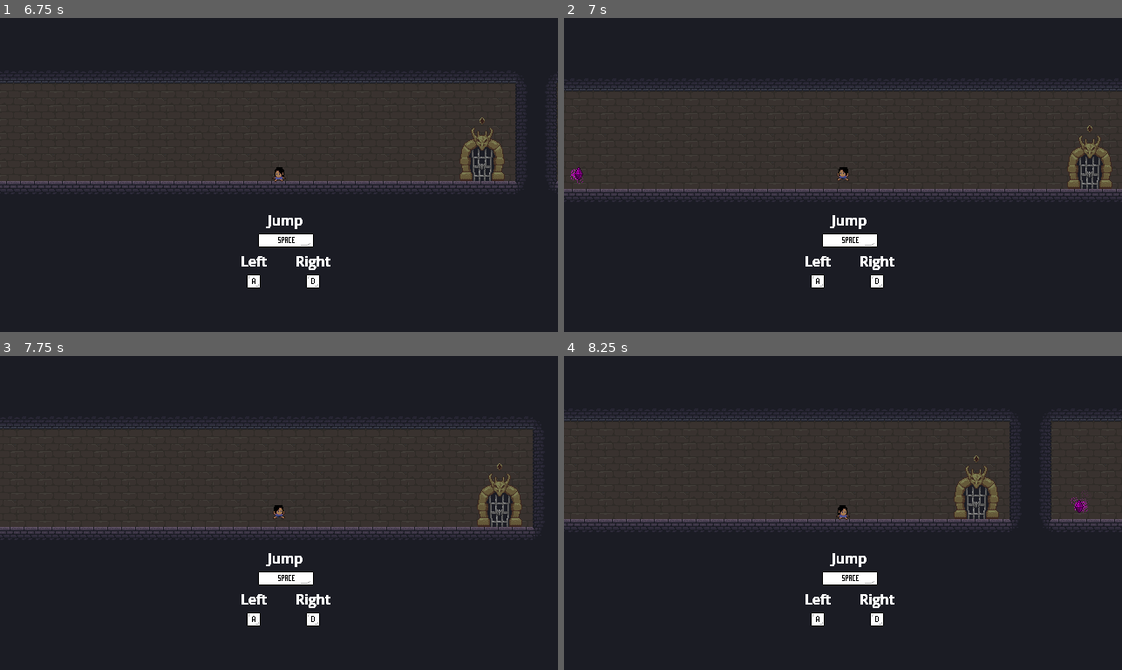
Above: before the commit, frames 1-4 (two rows, left to right).
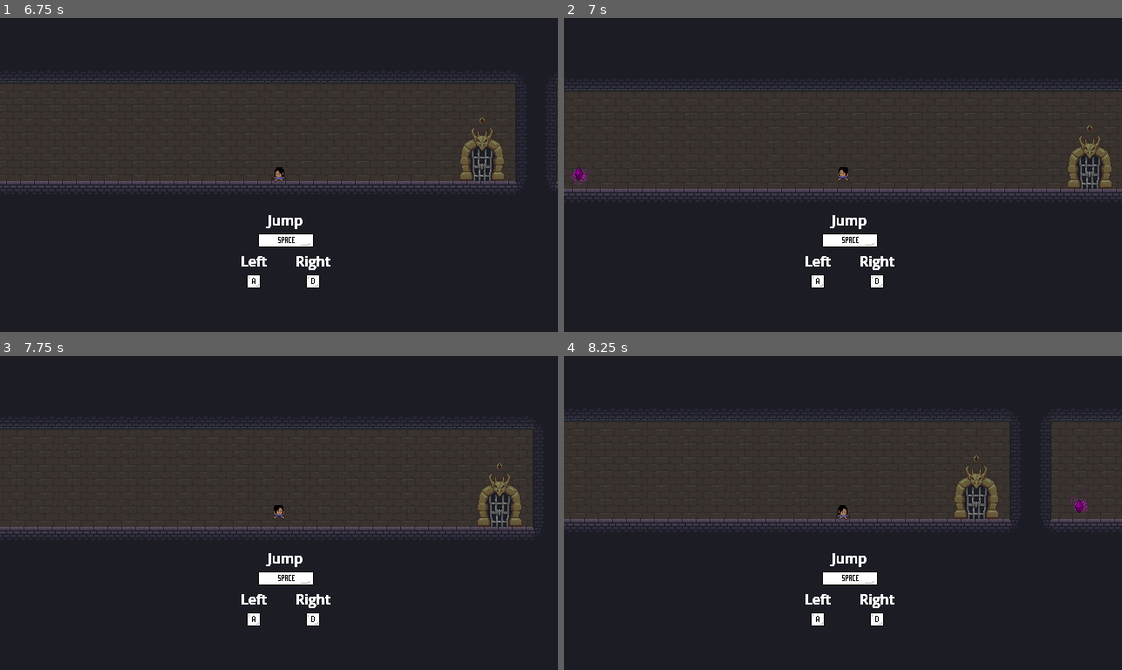
Above: after the commit, the same moments.

Repository: MatthewBL/Gates-and-Gems
Game: Godot game, scene res://scenes/level_manager/level_manager.tscn
Two runs of this game, one before a commit and one after it. Both use one fixed random seed, a clock stepped at 60 frames per second and the inputs below.
Inputs:
- Up to frame 1 (6.75 s): hold D (ui_right) 0.53-2.03 s; tap E (interact) every 0.75 s from 0.6 to 6.6 s; tap Space (ui_accept) at 0.77, 1.52, 3.02, 3.77, 4.52, 6.02 s; hold A (ui_left) 2.03-2.78 s; hold D (ui_right) 2.78-4.28 s; hold A (ui_left) 4.28-5.03 s; hold D (ui_right) 5.03-5.78 s; hold A (ui_left) from 5.78 s (still down)
- Up to frame 2 (7 s): keep holding A (ui_left); tap Space (ui_accept) at 6.77 s
- Up to frame 3 (7.75 s): release A (ui_left) at 7.28 s; hold D (ui_right) from 7.28 s (still down); tap E (interact) at 7.35 s; tap Space (ui_accept) at 7.52 s
- Up to frame 4 (8.25 s): keep holding D (ui_right); tap E (interact) at 8.1 s

Frame 1 is identical in both runs. In frame 2, less than 0.1% of the frame differs, in the area x 1-5%, y 48-54%; in frame 3, less than 0.1%; in frame 4, nothing differs.

Commit message:
Wait a physic frame before duplicating level

Diff:
--- a/scenes/destroy_particles_2d.tscn
+++ b/scenes/destroy_particles_2d.tscn
@@ -36,5 +36,6 @@
 explosiveness = 1.0
 randomness = 1.0
 visibility_rect = Rect2(-1000, -1000, 2000, 2000)
+local_coords = true
 process_material = SubResource("ParticleProcessMaterial_kpgvn")
 script = ExtResource("2_5tmhq")
--- a/scenes/level_manager/level_manager.gd
+++ b/scenes/level_manager/level_manager.gd
@@ -27,11 +27,13 @@
 	current_level = levels[current_level_index].instantiate() as Level
 	level_container.add_child(current_level)
 
+	await get_tree().physics_frame
+
 	player.global_position = current_level.player_spawnpoint.global_position
 	current_level.gem_collected.connect(free_gem)
 	current_level.next_level.connect(on_next_level)
 	current_level.open_door_signal.connect(shake_camera)
-	current_level.open_door_signal.connect(flash)
+	current_level.boss_door_opened.connect(flash)
 
 	var offsets: Array[Vector2] = [
 		Vector2(current_level.width, 0.0), #RIGHT
@@ -68,7 +70,8 @@
 		if gem.id == id and gem != target_gem:
 			gem.destroy()
 	var color: Color = target_gem.modulate
-	await target_gem.destroy()
+	target_gem.destroy()
+	await target_gem.collected_completed
 	for level: Node in level_container.get_children():
 		level.add_door_gem(color)
 
